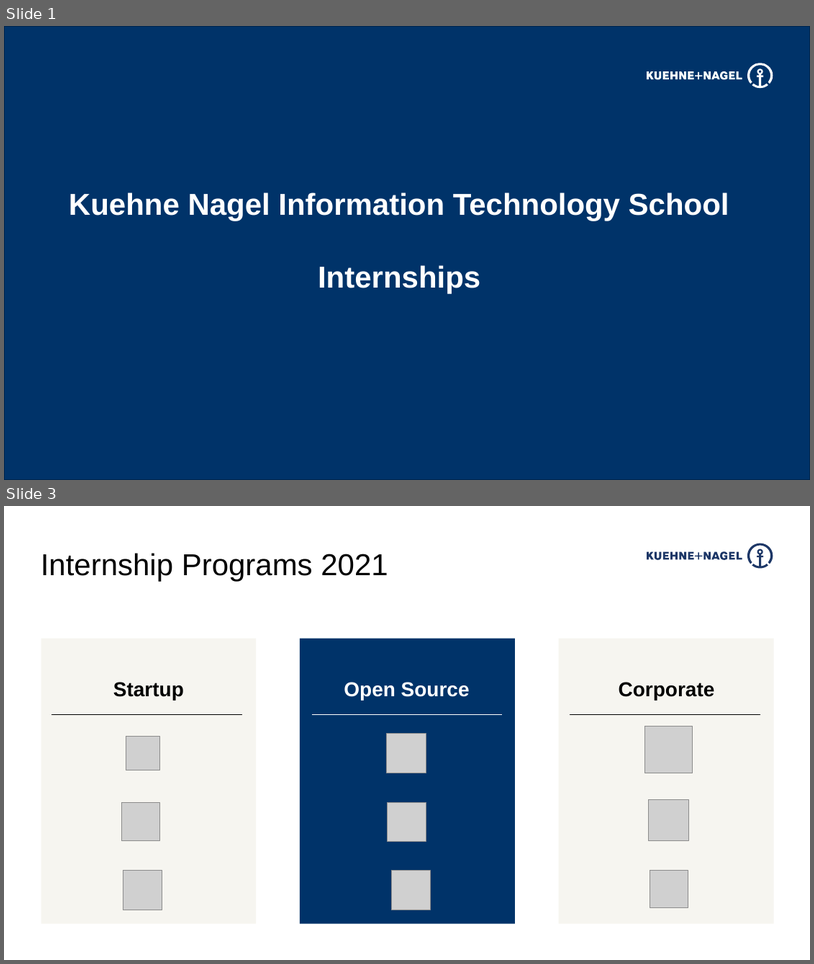
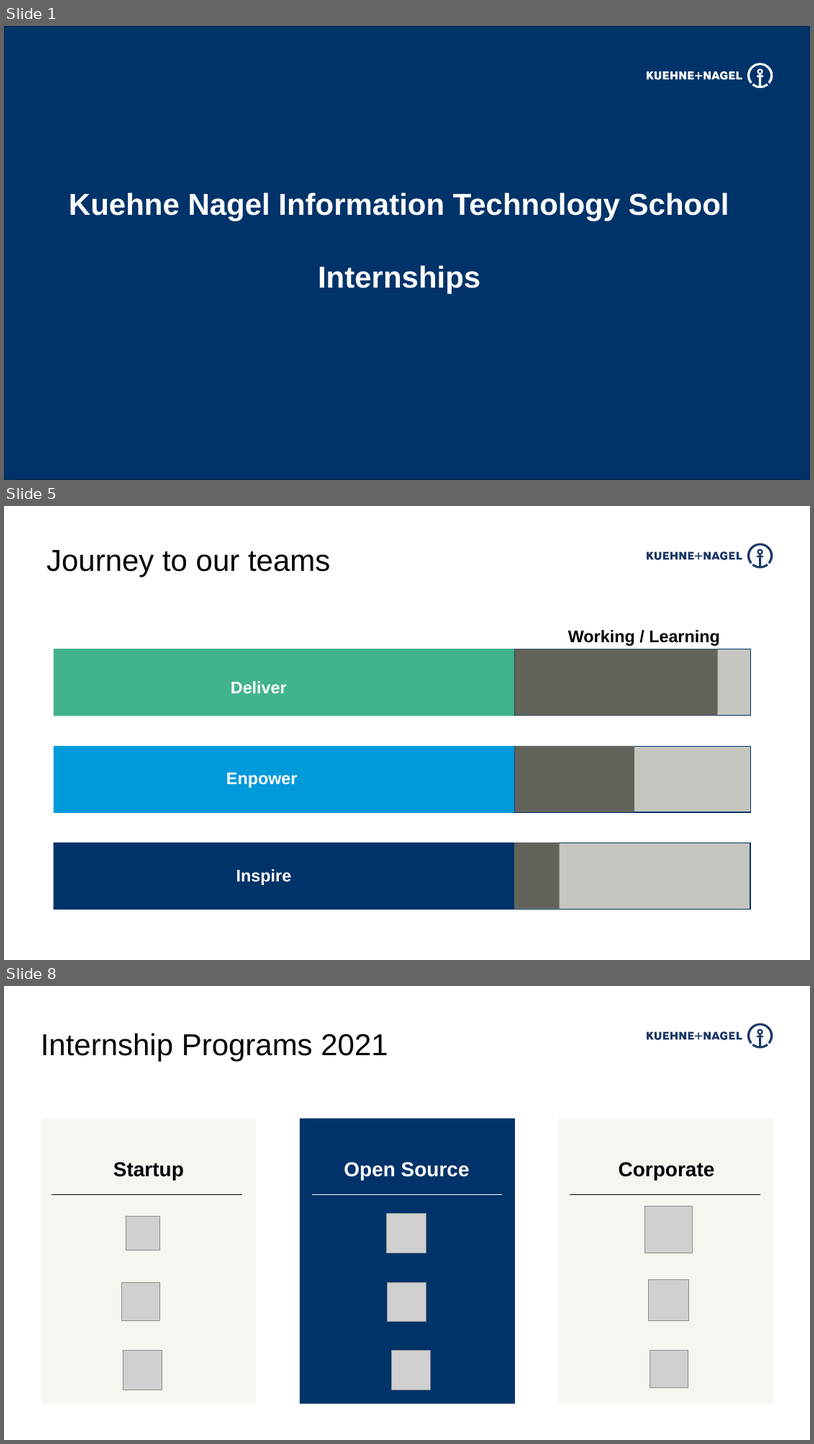
Before and after one commit to stefanofiorenza/KNITS, a slide deck: Presentations/KNITS/Events/KNITS4Business/KNITS-Programs2021.pptx. Shown one above the other, each under a label of ours: slides 1 and 3 before the commit, slides 1, 5 and 8 after it; the slides between them are not shown. The pictures are 814x964 and 814x1444 pixels, drawn with LibreOffice and Linux fonts; fonts in the diff are those of the drawing; grey boxes stand for pictures. Boxes give left, top, right and bottom in pixels: in the first picture for what was removed or moved away, otherwise in the second. Text is boxed around its words. In the diff, an @@ line names an element or a change of style, - is before the commit and + after.

```diff
--- a/Presentations/KNITS/Events/KNITS4Business/KNITS-Programs2021.pptx
+++ b/Presentations/KNITS/Events/KNITS4Business/KNITS-Programs2021.pptx
@@ slide 5 added at bbox=[4, 506, 810, 960], background #FFFFFF; not listed: 1 template element that a slide beside it also shows @@
@@ text added at bbox=[46, 550, 330, 577], 36 pt, text #000000 @@
+Journey to our teams
@@ text added at bbox=[568, 630, 720, 646], 20 pt, text #000000, bold @@
+Working / Learning
@@ rectangle added at bbox=[54, 649, 514, 716], fill #42B38E @@
@@ rectangle added at bbox=[515, 649, 751, 715], fill #C5C6BF, outline #003369 1 pt @@
@@ rectangle added at bbox=[515, 649, 718, 716], fill #62635B @@
@@ text added at bbox=[231, 681, 287, 693], 20 pt, text #FFFFFF, bold @@
+Deliver
@@ rectangle added at bbox=[54, 746, 514, 813], fill #0099DA @@
@@ rectangle added at bbox=[515, 746, 751, 812], fill #C5C6BF, outline #003369 1 pt @@
@@ rectangle added at bbox=[515, 746, 635, 812], fill #62635B @@
@@ text added at bbox=[226, 772, 298, 788], 20 pt, text #FFFFFF, bold @@
+Enpower
@@ rectangle added at bbox=[54, 842, 514, 909], fill #003369 @@
@@ rectangle added at bbox=[514, 843, 751, 909], fill #C5C6BF, outline #003369 1 pt @@
@@ rectangle added at bbox=[514, 842, 560, 908], fill #62635B @@
@@ text added at bbox=[237, 869, 292, 885], 20 pt, text #FFFFFF, bold @@
+Inspire
@@ what was slide 3 is now slide 8 @@
```
Also in this commit, not shown: 2 slides changed, 4 other slides added, 16 other files.
